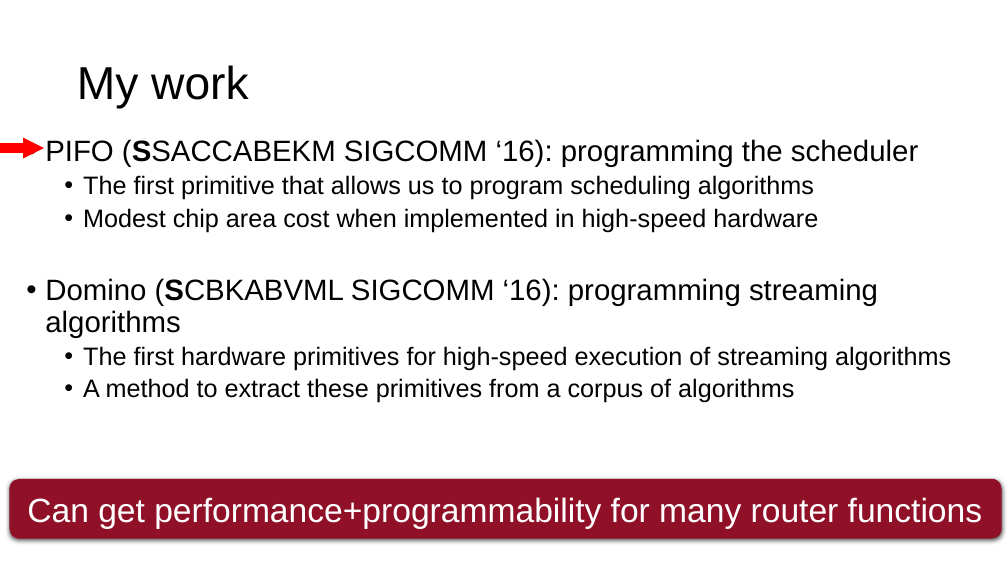
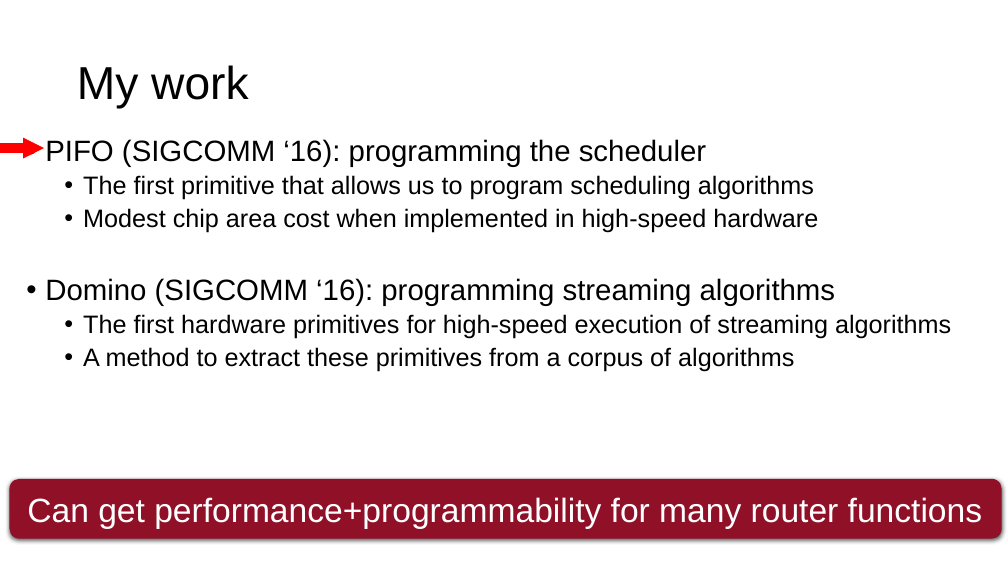
Before and after one commit to anirudhSK/pifo-domino-marple-ppts, a slide deck: slide 9 of combined_domino_pifo.pptx (slide 7 before the commit). Drawn at 1008x567 pixels with LibreOffice and Linux fonts; fonts in the diff are those of the drawing. Boxes give left, top, right and bottom in pixels: in the first picture for what was removed or moved away, otherwise in the second. Text is boxed around its words. In the diff, an @@ line names an element or a change of style, - is before the commit and + after.

```diff
--- a/combined_domino_pifo.pptx
+++ b/combined_domino_pifo.pptx
@@ text at [45, 139, 706, 167]: text changed @@
-  • PIFO (SSACCABEKM SIGCOMM ‘16): programming the scheduler
+  • PIFO (SIGCOMM ‘16): programming the scheduler
@@ text at [45, 278, 836, 306]: text changed @@
-  • Domino (SCBKABVML SIGCOMM ‘16): programming streaming algorithms
+  • Domino (SIGCOMM ‘16): programming streaming algorithms
```
Also in this commit, not shown: 12 other slides changed, 2 slides added, 1 other file.
